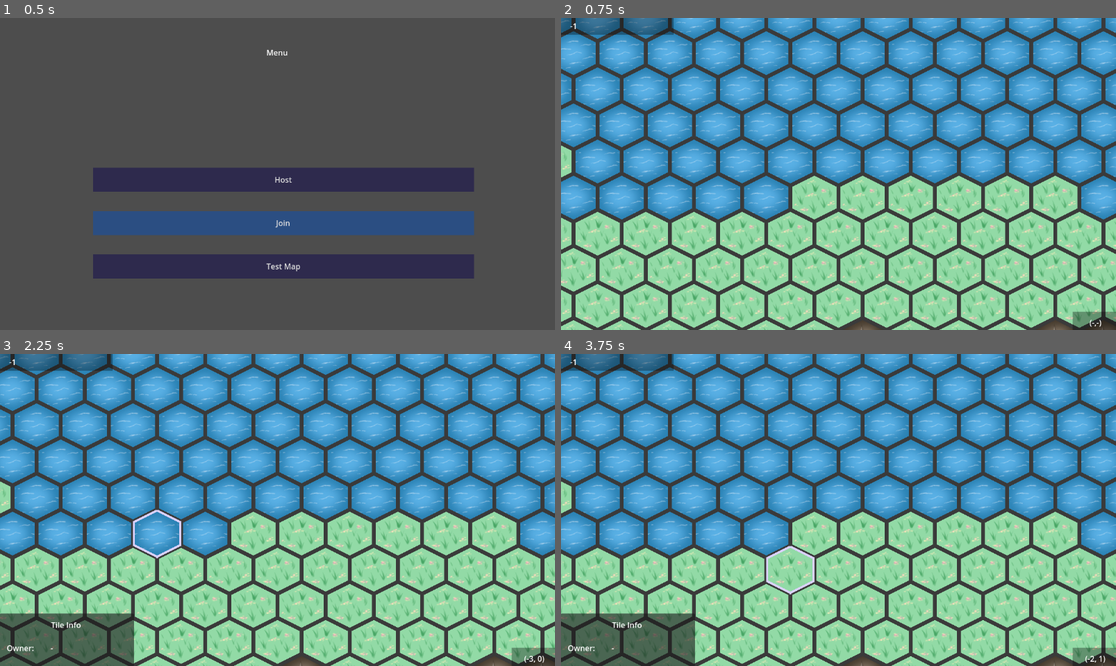
Above: before the commit, frames 1-4 (two rows, left to right).
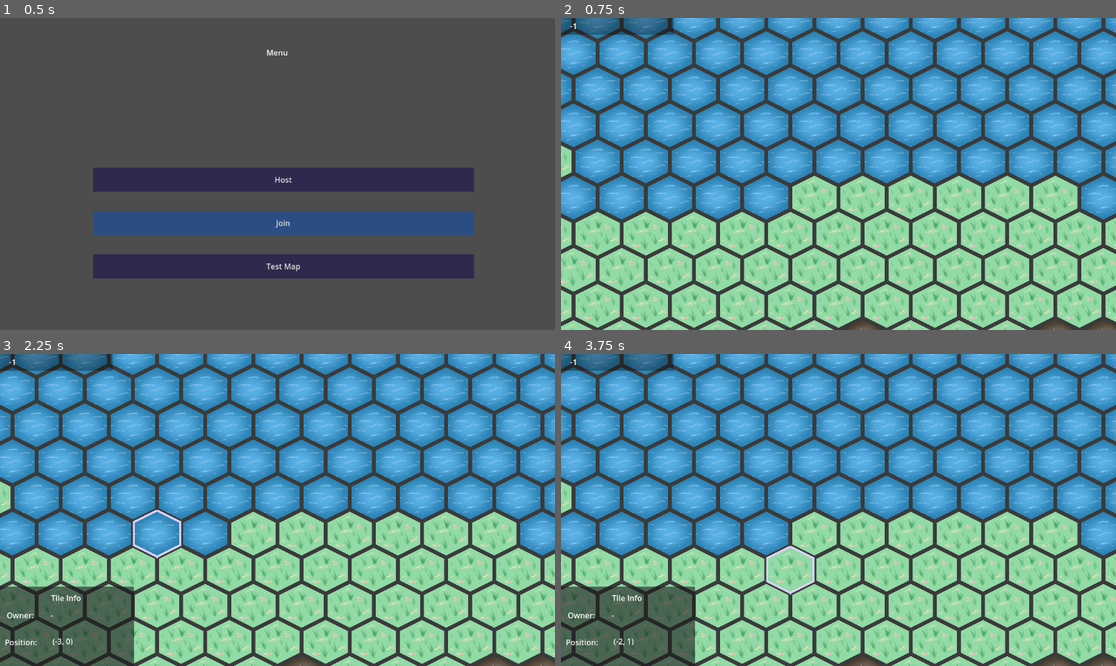
Above: after the commit, the same moments.

Repository: DragonCat4012/Shyv_Game
Game: Godot game, scene res://Scenes/menu.tscn
The game is run twice, just before and just after one commit, with the same random seed, the same clock (stepped at 60 frames per second) and the same inputs.
Inputs (mouse positions are in pixels of both pictures, inside the frame that each line leads up to):
- Up to frame 1 (0.5 s): no input
- Up to frame 2 (0.75 s): click "Test Map" at 0.5 s
- Up to frame 3 (2.25 s): tap Enter at 1.25 s; move the mouse to (399, 494) at 1.27 s; right-click (399, 494) at 1.35 s; tap Space at 2 s; move the mouse to (166, 525) at 2.02 s; click (166, 525) at 2.1 s
- Up to frame 4 (3.75 s): tap Enter at 2.75 s; move the mouse to (894, 441) at 2.77 s; right-click (894, 441) at 2.85 s; tap Space at 3.5 s; move the mouse to (810, 572) at 3.52 s; click (810, 572) at 3.6 s

Frame 1 is identical in both runs. In frame 2, 0.3% of the frame differs, in the area x 92-100%, y 94-100%; in frame 3, 2.5%, in the area x 0-100%, y 74-100%; in frame 4, 2.4%.

Commit message:
move coordinate tracker

Diff:
--- a/Scenes/Game/MapScene.gd
+++ b/Scenes/Game/MapScene.gd
@@ -1,6 +1,6 @@
 extends Node2D
 
-@onready var coordinate_tracker = $Camera2D/Control/CoordinateTracker
+@onready var coordinate_tracker = $Camera2D/Control/TileInfoPanel/CoordinateTracker
 @onready var peer_id = $Camera2D/Control/PeerID
 @onready var tile_info_panel = $Camera2D/Control/TileInfoPanel
 @onready var tile_owner = $Camera2D/Control/TileInfoPanel/TileOwner
--- a/Scenes/Game/map.tscn
+++ b/Scenes/Game/map.tscn
@@ -51,25 +51,6 @@
 scale = Vector2(-3.096, 1)
 color = Color(0, 0, 0, 0.329412)
 
-[node name="ColorRect2" type="ColorRect" parent="Camera2D/Control"]
-layout_mode = 0
-offset_left = 1151.0
-offset_top = 611.0
-offset_right = 1180.0
-offset_bottom = 651.0
-scale = Vector2(-3.096, 1)
-color = Color(0, 0, 0, 0.329412)
-
-[node name="CoordinateTracker" type="Label" parent="Camera2D/Control"]
-layout_mode = 0
-offset_left = 1075.0
-offset_top = 622.0
-offset_right = 1142.0
-offset_bottom = 645.0
-text = "(-,-)"
-horizontal_alignment = 1
-vertical_alignment = 1
-
 [node name="PeerID" type="Label" parent="Camera2D/Control"]
 layout_mode = 0
 offset_left = 18.0
@@ -82,7 +63,7 @@
 visible = false
 layout_mode = 0
 offset_left = -2.0
-offset_top = 540.0
+offset_top = 484.0
 offset_right = 277.0
 offset_bottom = 650.0
 
@@ -97,15 +78,33 @@
 [node name="_TileOwner" type="Label" parent="Camera2D/Control/TileInfoPanel"]
 layout_mode = 0
 offset_left = 15.0
-offset_top = 60.0
+offset_top = 48.0
 offset_right = 72.0
-offset_bottom = 83.0
+offset_bottom = 71.0
 text = "Owner:"
+
+[node name="_Coordinates" type="Label" parent="Camera2D/Control/TileInfoPanel"]
+layout_mode = 0
+offset_left = 11.0
+offset_top = 104.0
+offset_right = 78.0
+offset_bottom = 127.0
+text = "Position:"
 
 [node name="TileOwner" type="Label" parent="Camera2D/Control/TileInfoPanel"]
 layout_mode = 0
 offset_left = 106.0
-offset_top = 60.0
+offset_top = 48.0
 offset_right = 163.0
-offset_bottom = 83.0
+offset_bottom = 71.0
 text = "-"
+
+[node name="CoordinateTracker" type="Label" parent="Camera2D/Control/TileInfoPanel"]
+layout_mode = 0
+offset_left = 98.0
+offset_top = 102.0
+offset_right = 165.0
+offset_bottom = 125.0
+text = "(-,-)"
+horizontal_alignment = 1
+vertical_alignment = 1
